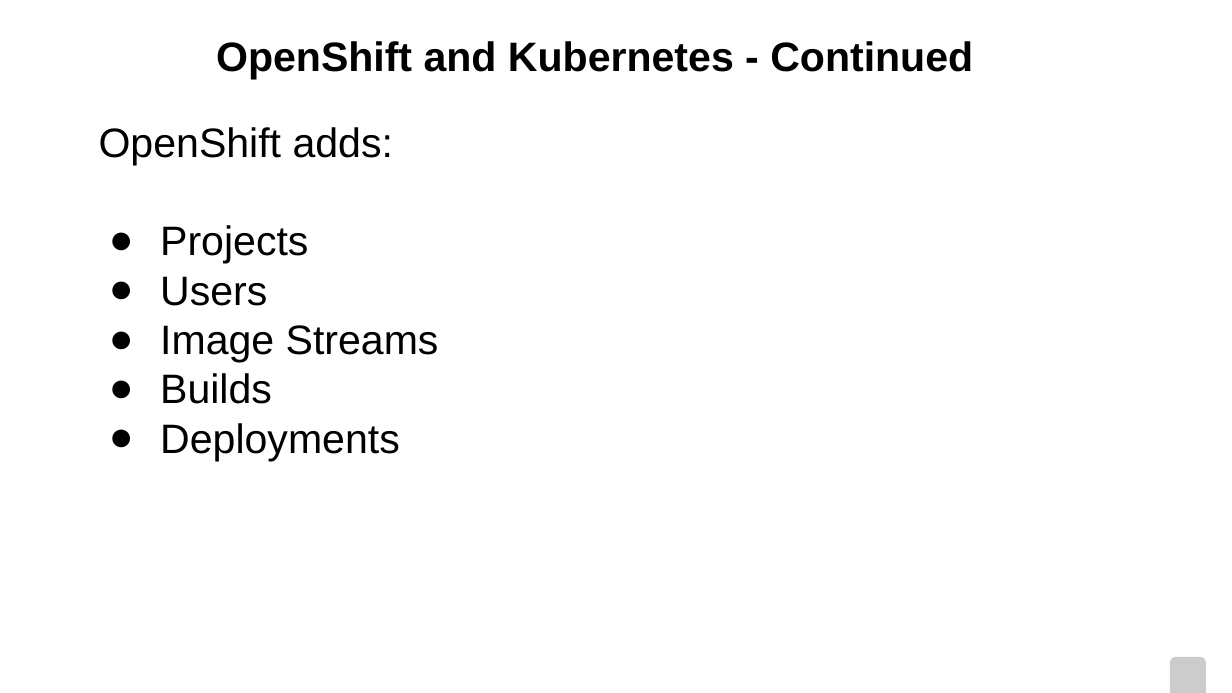
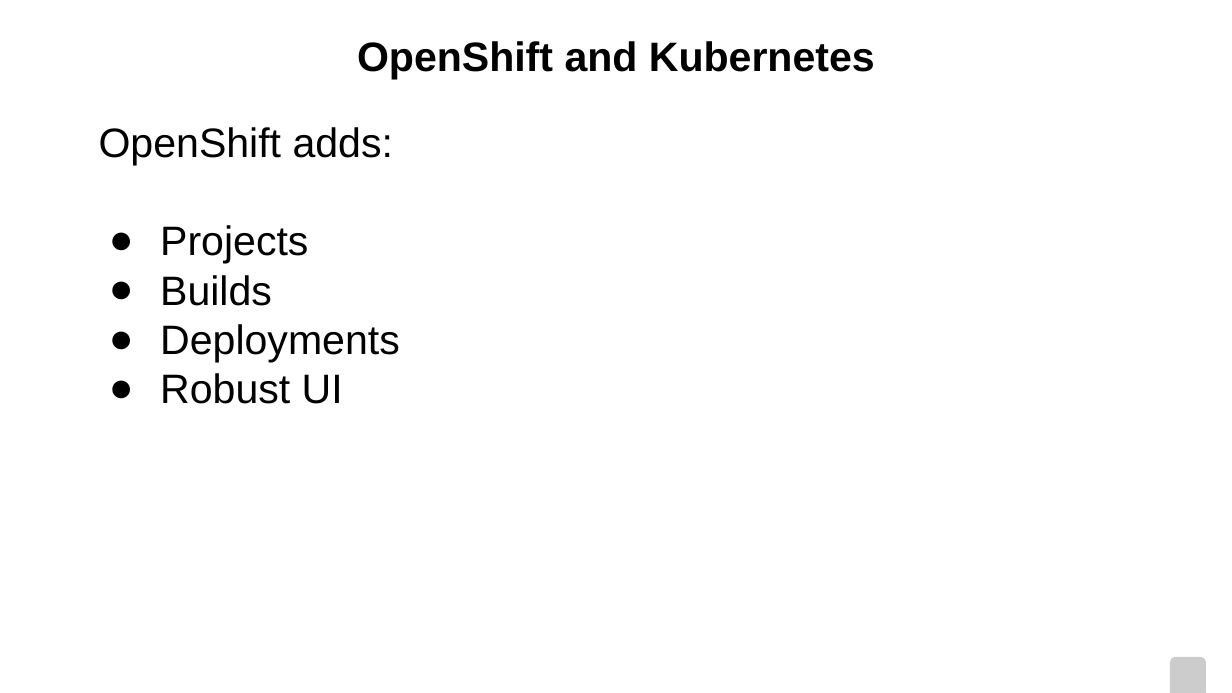
Before and after one commit to pmorie/presentations, a slide deck: slide 9 of CodeshowSE.odp (slide 14 before the commit). Drawn at 1232x693 pixels with LibreOffice and Linux fonts; fonts in the diff are those of the drawing; background and template pictures are left out. Boxes give left, top, right and bottom in pixels: in the first picture for what was removed or moved away, otherwise in the second. Text is boxed around its words. In the diff, an @@ line names an element or a change of style, - is before the commit and + after.

```diff
--- a/CodeshowSE.odp
+++ b/CodeshowSE.odp
@@ title at [357,41,875,79]: text changed @@
-OpenShift and Kubernetes - Continued
+OpenShift and Kubernetes
@@ text at [160,276,439,362]: paragraphs removed @@
-● Users
-● Image Streams
@@ text at [160,373,343,404]: paragraph added @@
+● Robust UI
```
Also in this commit, not shown: 2 other slides changed, 2 slides added, 9 slides removed.
